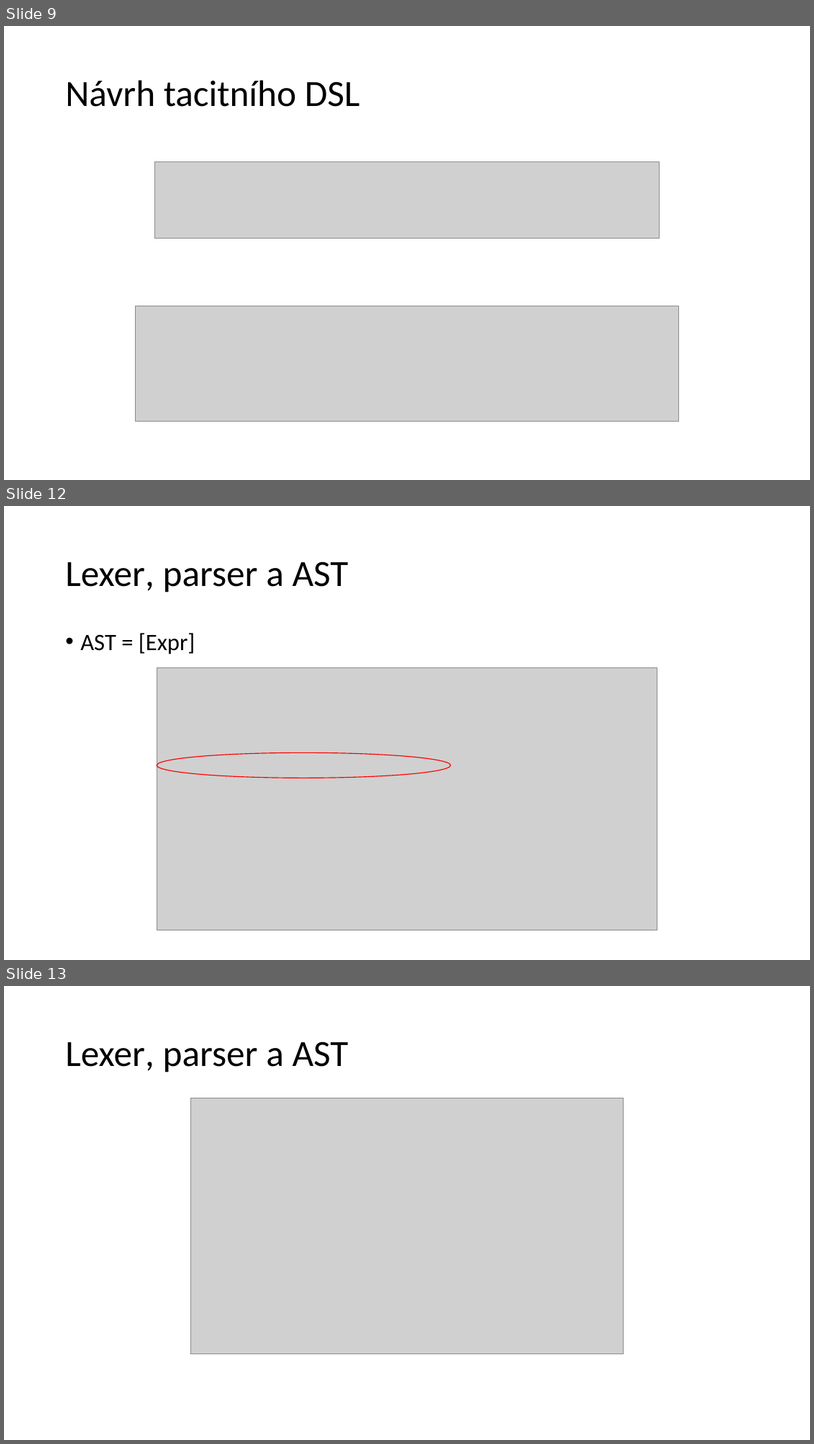
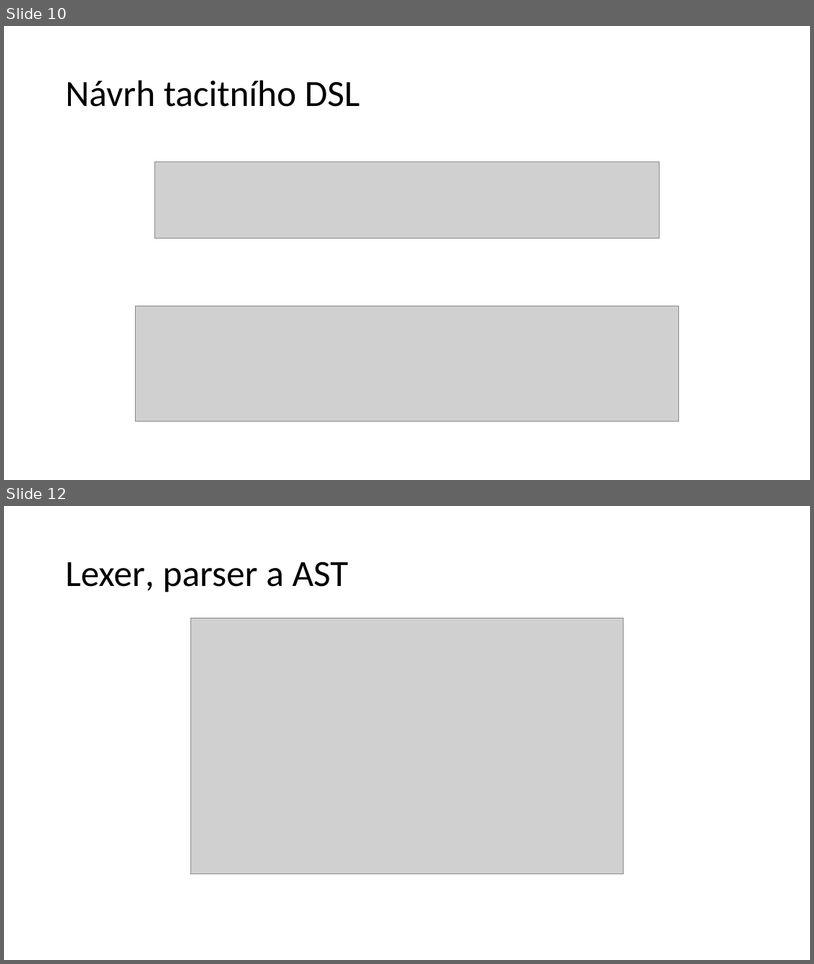
Before and after one commit to SturdyPose/Taskell-bachelor-thesis, a slide deck: TacitProgramming.pptx. Shown one above the other, each under a label of ours: slides 9, 12 and 13 before the commit, slides 10 and 12 after it; the slides between them are not shown. The pictures are 814x1444 and 814x964 pixels, drawn with LibreOffice and Linux fonts; fonts in the diff are those of the drawing; grey boxes stand for pictures. Boxes give left, top, right and bottom in pixels: in the first picture for what was removed or moved away, otherwise in the second. Text is boxed around its words. In the diff, an @@ line names an element or a change of style, - is before the commit and + after.

```diff
--- a/TacitProgramming.pptx
+++ b/TacitProgramming.pptx
@@ slide 12 removed at [4,506,810,960], background #FFFFFF @@
@@ title removed at [65,561,349,592] @@
-Lexer, parser a AST
@@ text removed at [80,633,196,654] @@
-• AST = [Expr]
@@ picture removed at [157,668,658,930] @@
@@ ellipse removed at [157,753,451,778] @@
@@ what was slide 9 is now slide 10 @@
@@ what was slide 13 is now slide 12 @@
```
Also in this commit, not shown: 8 slides changed, 2 slides added, 3 other slides removed.
